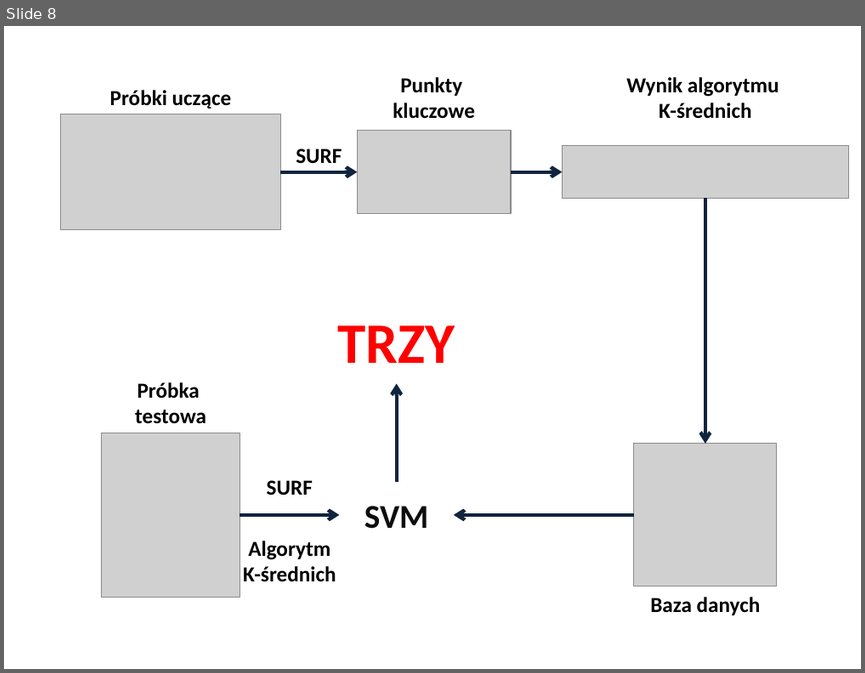
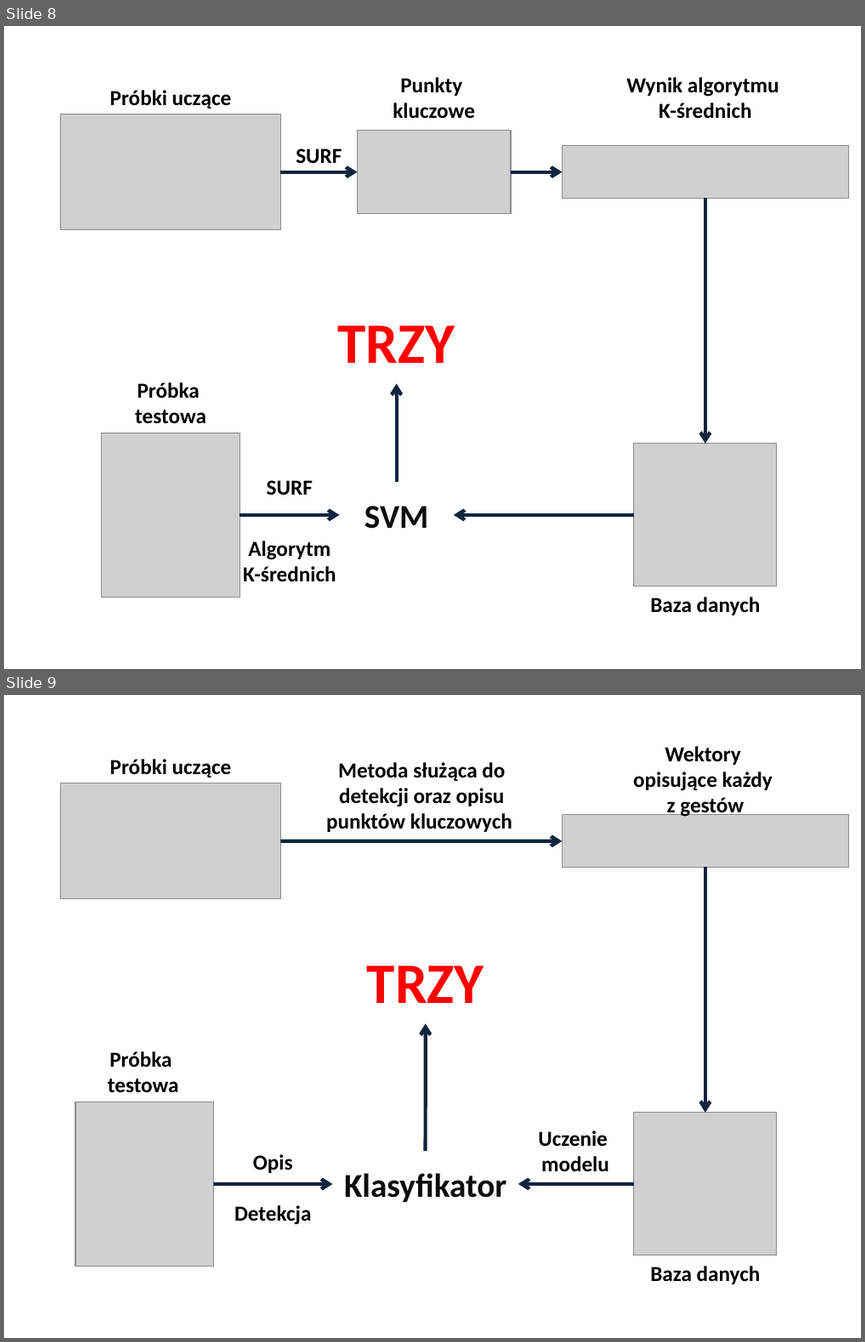
Before and after one commit to dobrzynskikam/Praca-Magisterska, a slide deck: Praca/PrezentacjaZawierajacaObrazyPracy.pptx. Shown one above the other, each under a label of ours: slide 8 before the commit, slides 8 and 9 after it. The pictures are 865x673 and 865x1342 pixels, drawn with LibreOffice and Linux fonts; fonts in the diff are those of the drawing; grey boxes stand for pictures. Boxes give left, top, right and bottom in pixels: in the first picture for what was removed or moved away, otherwise in the second. Text is boxed around its words. In the diff, an @@ line names an element or a change of style, - is before the commit and + after.

```diff
--- a/Praca/PrezentacjaZawierajacaObrazyPracy.pptx
+++ b/Praca/PrezentacjaZawierajacaObrazyPracy.pptx
@@ slide 9 added at bbox=[4, 695, 861, 1338], background #FFFFFF @@
@@ group added at bbox=[61, 746, 848, 1284]: 7 texts, 5 arrows, 4 pictures, 2 rectangles @@
+Klasyfikator
+TRZY
+Opis
+Detekcja
+Wektory
+opisujące każdy
+z gestów
+Baza danych
+Próbki uczące
+Próbka
+testowa
+Metoda służąca do detekcji oraz opisu punktów kluczowych
+Uczenie
+modelu
```
Also in this commit, not shown: 1 other slide added, 1 other file.
